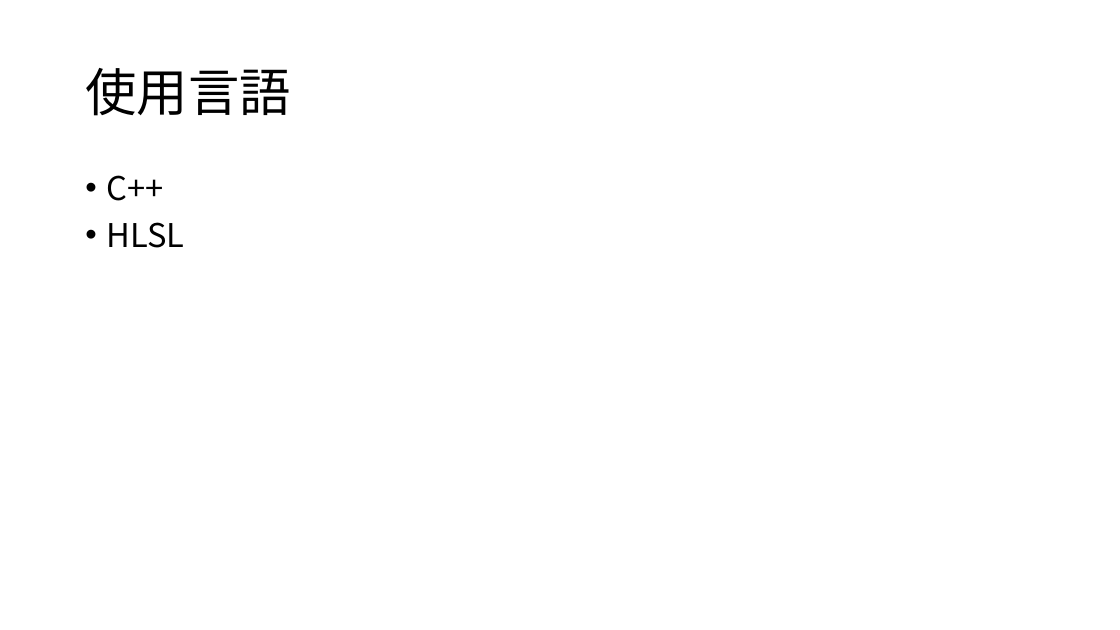
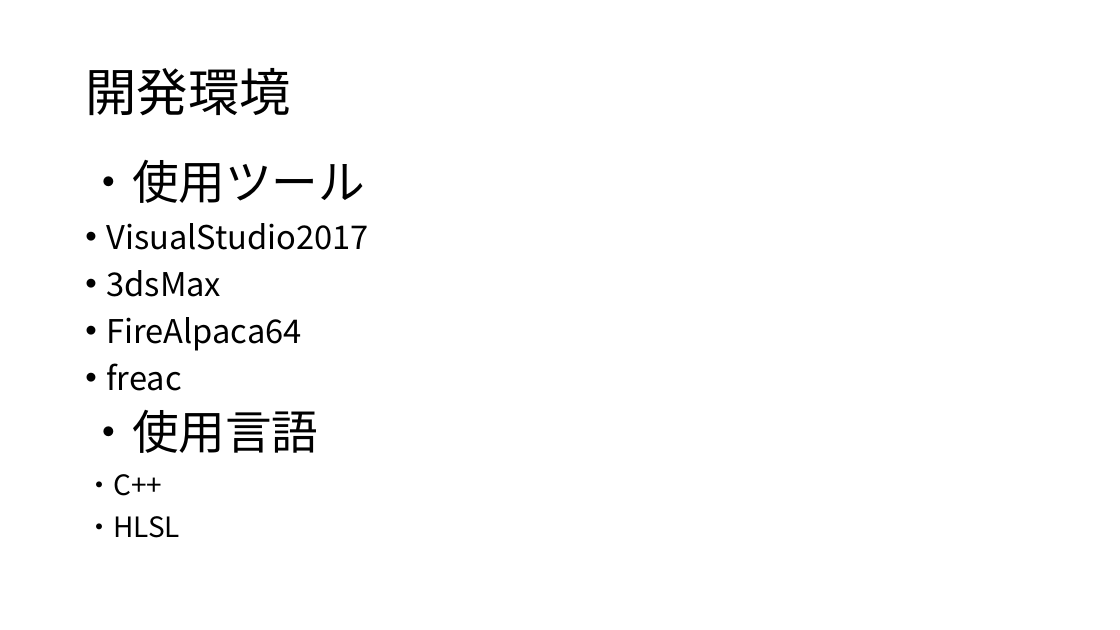
Before and after one commit to kyotento/KyotEngine, a slide deck: slide 3 of ポートフォリオ(仮).pptx. Drawn at 1120x630 pixels with LibreOffice and Linux fonts; fonts in the diff are those of the drawing. Boxes give left, top, right and bottom in pixels: in the first picture for what was removed or moved away, otherwise in the second. Text is boxed around its words. In the diff, an @@ line names an element or a change of style, - is before the commit and + after.

```diff
--- a/ポートフォリオ(仮).pptx
+++ b/ポートフォリオ(仮).pptx
@@ title at [85,68,290,116]: text changed @@
-使用言語
+開発環境
@@ text at [85,160,368,538]: text changed @@
-• C++
-• HLSL
+・使用ツール
+• VisualStudio2017
+• 3dsMax
+• FireAlpaca64
+• freac
+・使用言語
+・C++
+・HLSL
```
Also in this commit, not shown: 2 other slides changed, 4 slides added, 3 slides removed, 4 other files.
